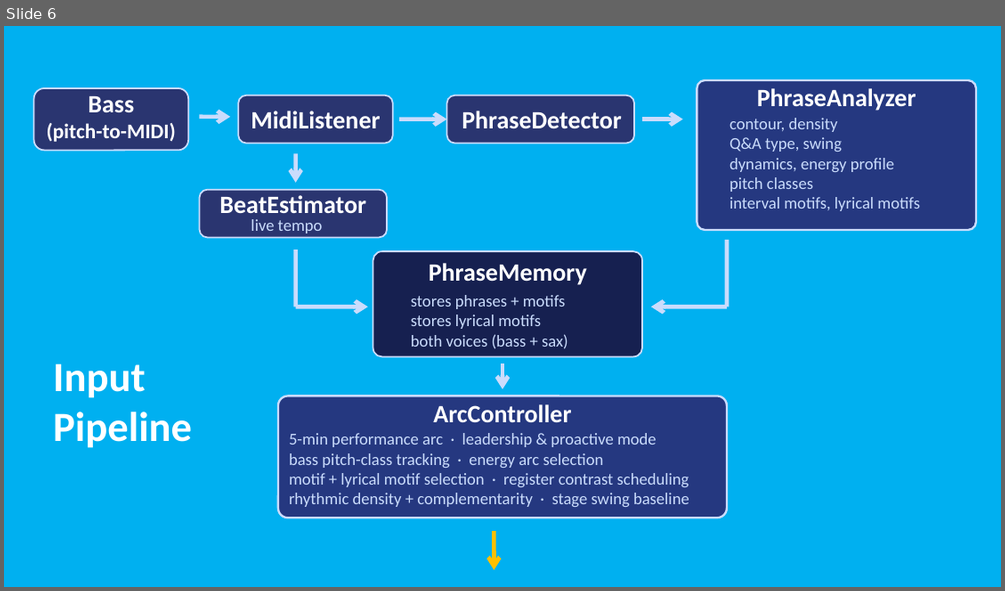
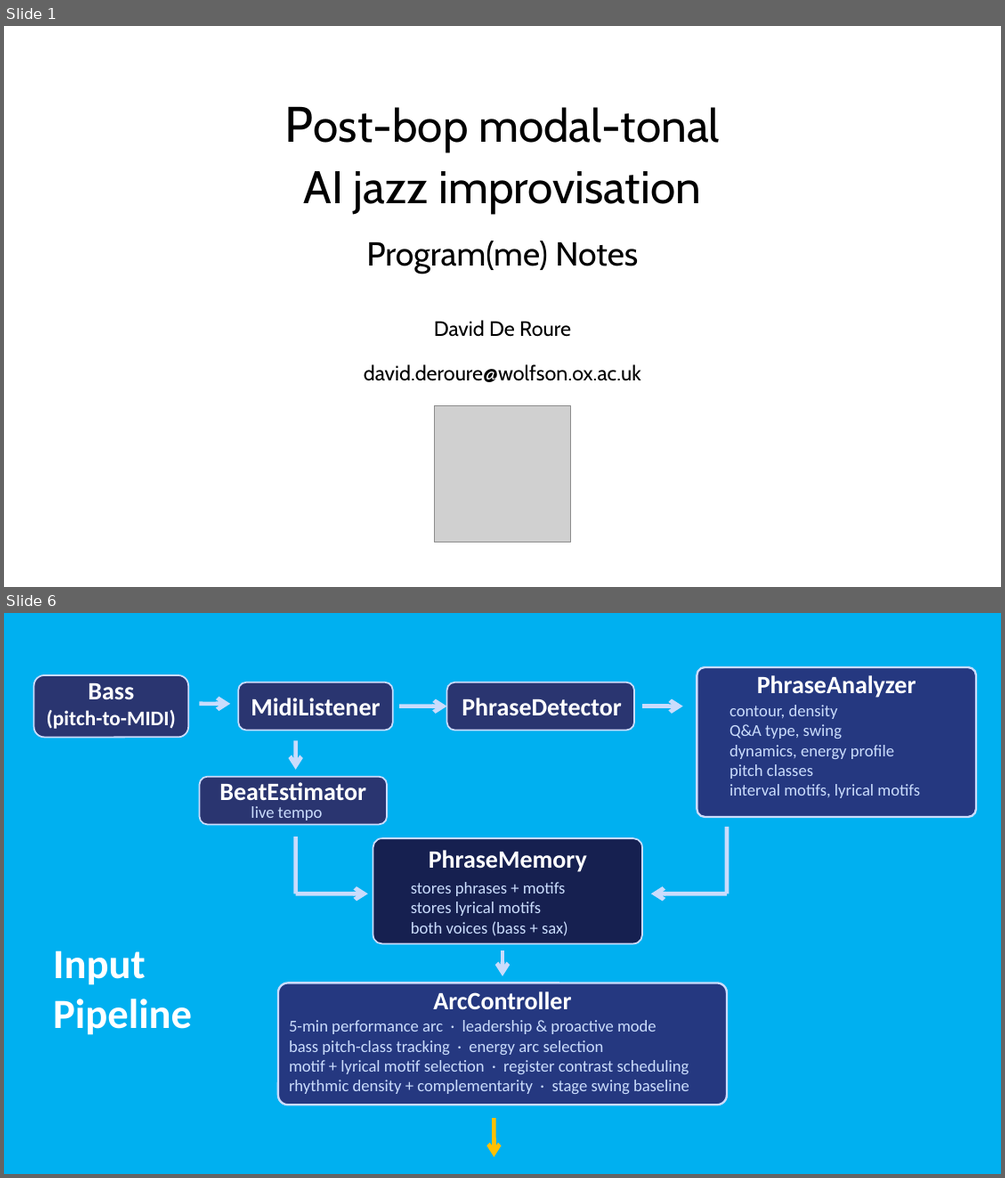
Before and after one commit to davidderoure/wolfson, a slide deck: docs/wolfson.pptx. Shown one above the other, each under a label of ours: slide 6 before the commit, slides 1 and 6 after it; the slides between them are not shown. The pictures are 1005x591 and 1005x1178 pixels, drawn with LibreOffice and Linux fonts; fonts in the diff are those of the drawing; grey boxes stand for pictures. Boxes give left, top, right and bottom in pixels: in the first picture for what was removed or moved away, otherwise in the second. Text is boxed around its words. In the diff, an @@ line names an element or a change of style, - is before the commit and + after.

```diff
--- a/docs/wolfson.pptx
+++ b/docs/wolfson.pptx
@@ slide 1 added at bbox=[4, 26, 1001, 587], background #FFFFFF @@
@@ title added at bbox=[304, 107, 720, 273], 44 pt, text #000000 @@
+Post-bop modal-tonal
+AI jazz improvisation
+Program(me) Notes
@@ subtitle added at bbox=[364, 320, 641, 382], 20 pt, text #000000 @@
+David De Roure
+david.deroure@wolfson.ox.ac.uk
@@ picture added at bbox=[434, 406, 571, 543] @@
```
Also in this commit, not shown: 7 slides changed, 2 other slides added, 1 slide removed, 1 other file.
